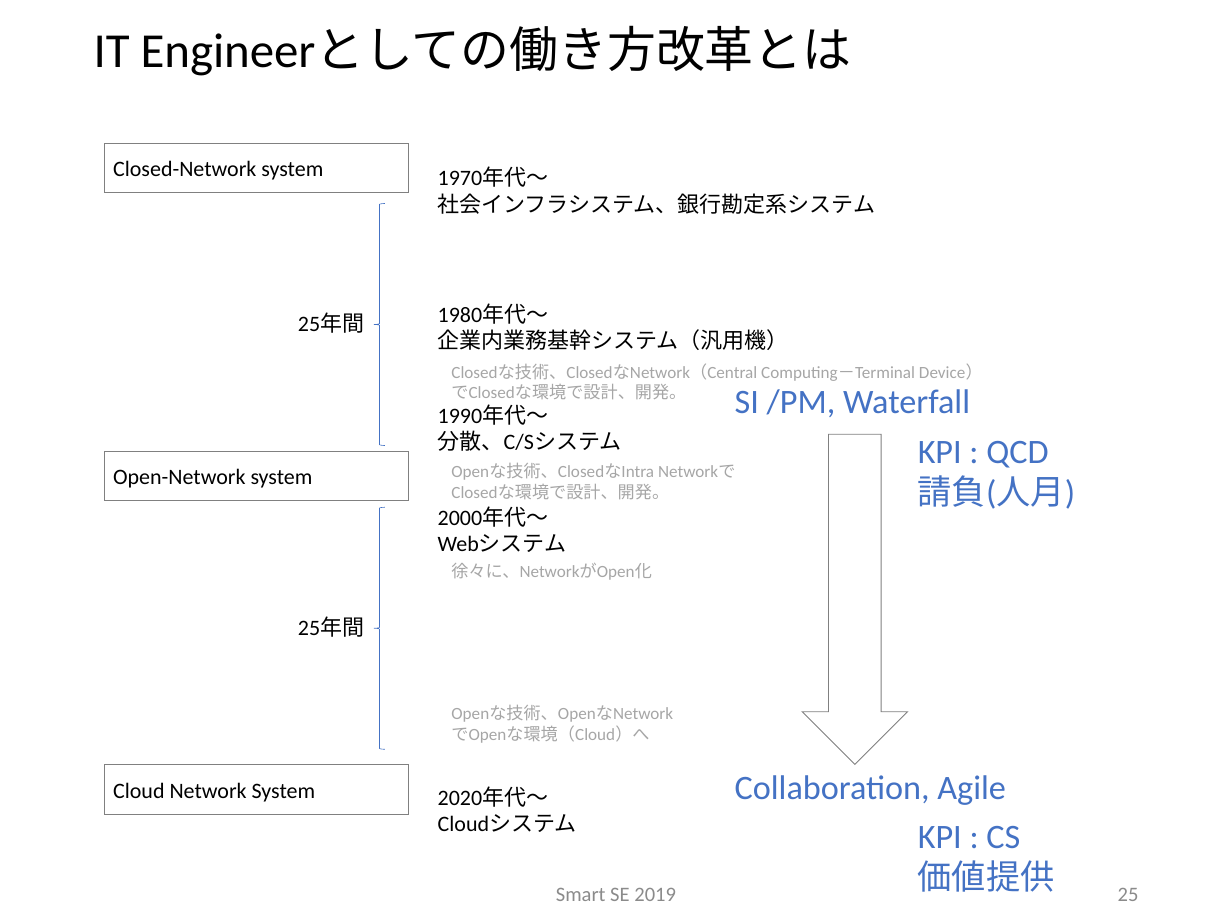
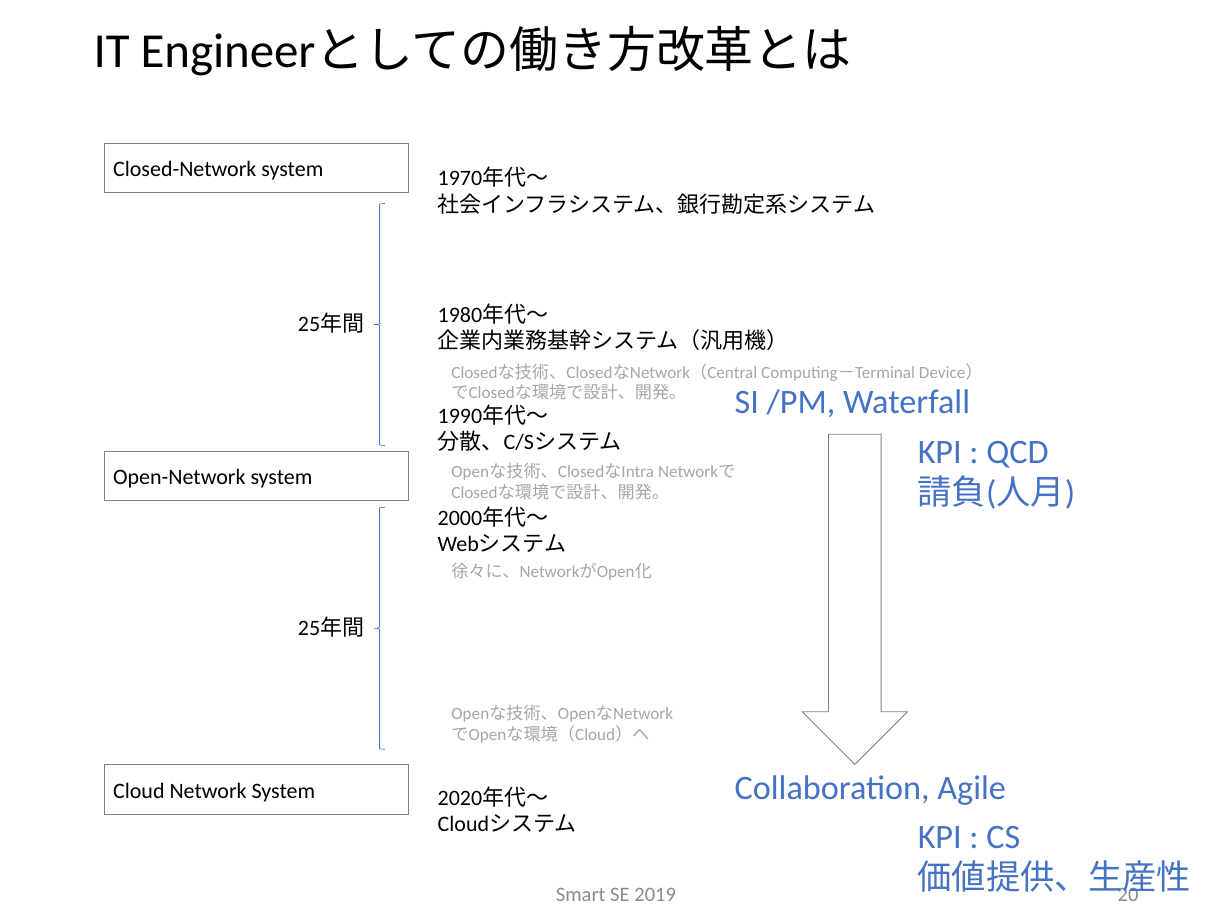
Before and after one commit to sakai-memoru/smartse19, a slide deck: slide 20 of _project_docs/SSE19_SPP.pptx (slide 25 before the commit). Drawn at 1232x924 pixels with LibreOffice and Linux fonts; fonts in the diff are those of the drawing; background and template pictures are left out. Boxes give left, top, right and bottom in pixels: in the first picture for what was removed or moved away, otherwise in the second. Text is boxed around its words. In the diff, an @@ line names an element or a change of style, - is before the commit and + after.

```diff
--- a/_project_docs/SSE19_SPP.pptx
+++ b/_project_docs/SSE19_SPP.pptx
@@ text at (918,860,1191,899): text changed @@
-価値提供
+価値提供、生産性
@@ page number at (1118,883,1139,901): text changed @@
-25
+20
```
Also in this commit, not shown: 2 other slides changed, 2 slides added, 1 slide removed, 8 other files.
